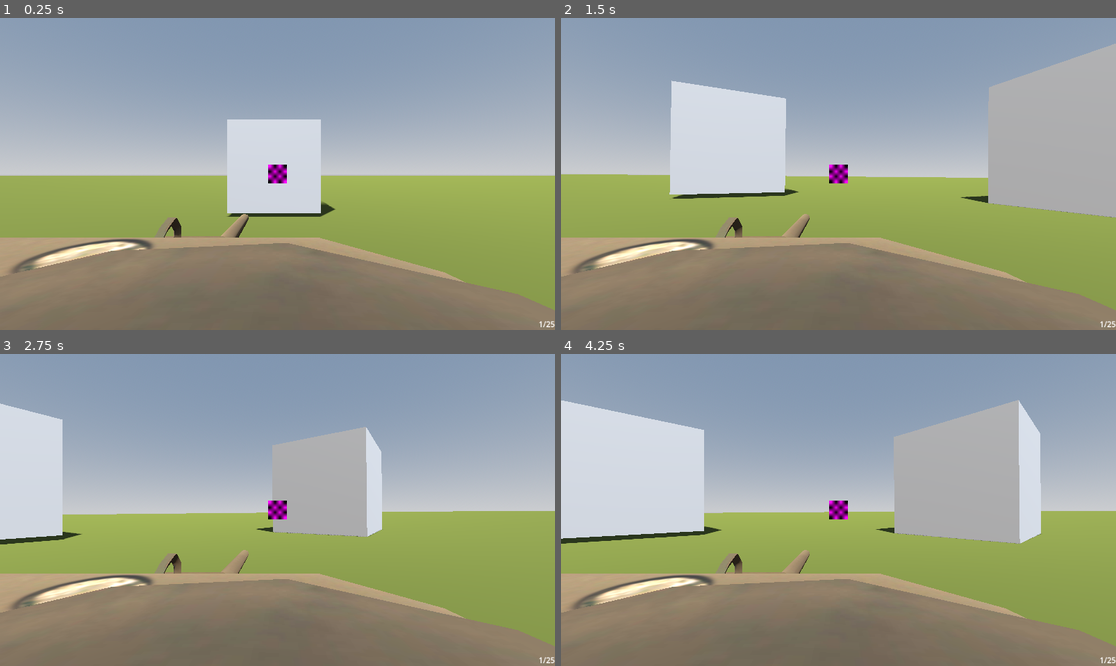
Above: before the commit, frames 1-4 (two rows, left to right).
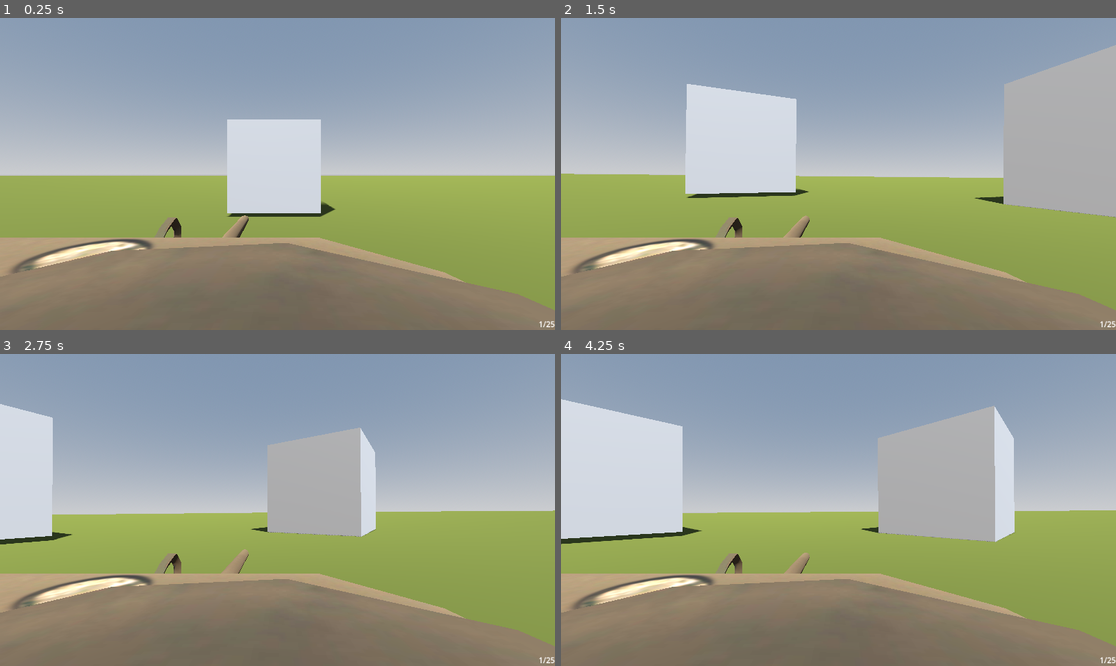
Above: after the commit, the same moments.

Repository: 24397BHS/frenk-the-tenkreal
Game: Godot game, scene res://map.tscn
The game is run twice, just before and just after one commit, with the same random seed, the same clock (stepped at 60 frames per second) and the same inputs.
Inputs (mouse positions are in pixels of both pictures, inside the frame that each line leads up to):
- Up to frame 1 (0.25 s): no input
- Up to frame 2 (1.5 s): move the mouse to (960, 158) at 0.52 s; hold D (right) 0.53-1.28 s; tap C (Freelook) at 0.6, 1.35 s; move the mouse to (727, 189) at 1.27 s; hold S (down) from 1.28 s (still down)
- Up to frame 3 (2.75 s): move the mouse to (333, 441) at 2.02 s; release S (down) at 2.03 s; hold D (right) from 2.03 s (still down); tap C (Freelook) at 2.1 s
- Up to frame 4 (4.25 s): move the mouse to (810, 572) at 2.77 s; release D (right) at 2.78 s; hold W (up) 2.78-3.53 s; tap C (Freelook) at 2.85, 3.6 s; move the mouse to (1005, 556) at 3.52 s; hold A (left) from 3.53 s (still down)

The runs differ from the first frame. In frame 1, 0.3% of the frame differs, in the area x 29-52%, y 46-71%; in frame 2, 2.6%; in frame 3, 1.8%; in frame 4, 5.5%, in the area x 0-100%, y 14-71%.
Error before the commit: Invalid call. Nonexistent function 'rotate_to' in base 'Callable'. (res://player.gd:62)

Commit message:
Turret controls

Diff:
--- a/Player.tscn
+++ b/Player.tscn
@@ -884,8 +884,6 @@
 [sub_resource type="BoxShape3D" id="BoxShape3D_kpjcp"]
 size = Vector3(5, 3, 10)
 
-[sub_resource type="ViewportTexture" id="ViewportTexture_e80uo"]
-
 [node name="Tank" type="VehicleBody3D" unique_id=1924498077]
 mass = 1000.0
 gravity_scale = 3.0
@@ -923,11 +921,11 @@
 mesh = SubResource("ArrayMesh_dakaw")
 
 [node name="Rolling_ Armour_Mlya))" type="MeshInstance3D" parent="Body/Сombat_Tower" unique_id=1667273995]
-transform = Transform3D(1.0000004, 1.6940659e-21, 0, -1.6940659e-21, 1, 5.590585e-21, 0, 1.421086e-14, 1.0000004, 0.81748253, 0.022914886, -0.01856408)
+transform = Transform3D(1.0000005, 1.6940659e-21, 0, 0, 1.0000004, -3.5527082e-15, 0, 5.0821985e-21, 1.0000004, 0.825, 0.006, -0.019)
 mesh = SubResource("ArrayMesh_4jeul")
 
 [node name="gunpoint_mlya)))" type="MeshInstance3D" parent="Body/Сombat_Tower/Rolling_ Armour_Mlya))" unique_id=1814409674]
-transform = Transform3D(0.99999994, 0, 2.842171e-14, 1.6940659e-21, 1, -3.5527082e-15, -2.842171e-14, -3.5527086e-15, 0.99999994, 0.7375151, -0.047935307, 0.01754422)
+transform = Transform3D(0.9999998, 9.313226e-10, 2.842171e-14, -1.8626451e-09, 0.9999999, -5.3290705e-15, -5.684342e-14, 3.1086245e-15, 0.99999994, 0.73751515, -0.047935247, 0.017544221)
 mesh = SubResource("ArrayMesh_32qwp")
 
 [node name="neck" type="Node3D" parent="Body/Сombat_Tower" unique_id=938750213]
@@ -1118,18 +1116,3 @@
 offset_bottom = 648.0
 text = "Ammo"
 horizontal_alignment = 2
-
-[node name="TextureRect" type="TextureRect" parent="CanvasLayer/Control" unique_id=432185670]
-layout_mode = 1
-anchors_preset = 8
-anchor_left = 0.5
-anchor_top = 0.5
-anchor_right = 0.5
-anchor_bottom = 0.5
-offset_left = -20.0
-offset_top = -20.0
-offset_right = 20.0
-offset_bottom = 20.0
-grow_horizontal = 2
-grow_vertical = 2
-texture = SubResource("ViewportTexture_e80uo")
--- a/player.gd
+++ b/player.gd
@@ -1,8 +1,8 @@
 extends VehicleBody3D
 
 const ENGINE_POWER =1500
-var SENS: float = 0.005
-var rotation_speed: float = 1.5
+var SENS: float = 0.0002
+var ELEV: float = 0.0001
 var turret_rot = 0
 var TotAmmo = 25
 var ammo = 1
@@ -15,12 +15,22 @@
 @onready var left_tread = $Body/LeftTread
 @onready var camera = $"Body/Сombat_Tower/neck/Camera3D"
 @onready var neck = $"Body/Сombat_Tower/neck"
-@onready var turret =$"Body/Сombat_Tower"
+@onready var turret = $"Body/Сombat_Tower"
+@onready var manlet = $"Body/Сombat_Tower/Rolling_ Armour_Mlya))"
 
 var target_yaw: float = 0.0
 # Called when the node enters the scene tree for the first time.
 func _ready() -> void:
-	Input.mouse_mode = Input.MOUSE_MODE_VISIBLE
+	Input.mouse_mode = Input.MOUSE_MODE_CAPTURED
+
+func _input(event: InputEvent) -> void:
+	if event is InputEventMouseMotion:
+		turret.rotate_y(-event.relative.x * SENS)
+
+		manlet.rotate_z(-event.relative.y * ELEV)
+		manlet.rotation.z =clamp(manlet.rotation.z, deg_to_rad(-10), deg_to_rad(15))
+
+		var freelook = Input.get("Freelook")
 
 
 
@@ -48,16 +58,3 @@
 			wheel.engine_force = ENGINE_POWER * move_dir
 		left_tread.get_active_material(0).uv1_offset += $Leftwheel3.get_rpm() * Vector3(-0.001, 0, 0)
 		right_tread.get_active_material(0).uv1_offset += $Rightwheel3.get_rpm() * Vector3(-0.001, 0, 0)
-
-		var camera = get_viewport().get_camera_3d()
-		var mouse_pos = get_viewport().get_mouse_position()
-		var ray_origin = camera.project_ray_origin(mouse_pos)
-		var ray_normal = camera.project_ray_normal(mouse_pos)
-		var interaction_plane = Plane(Vector3.UP, turret.global_position.y)
-		var target_position = interaction_plane.intersects_ray(ray_origin, ray_normal)
-		if target_position:
-			var target_transform = turret.global_transform.looking_at(target_position, Vector3.UP)
-			var current_quat = turret.global_transform.basis.get_rotation_quaternion
-			var target_quat = target_transform.basis.get_rotation_quaternion()
-			var limited_quat = current_quat.rotate_to(target_quat, rotation_speed * delta)
-			turret.global_transform.basis = Basis(limited_quat)
